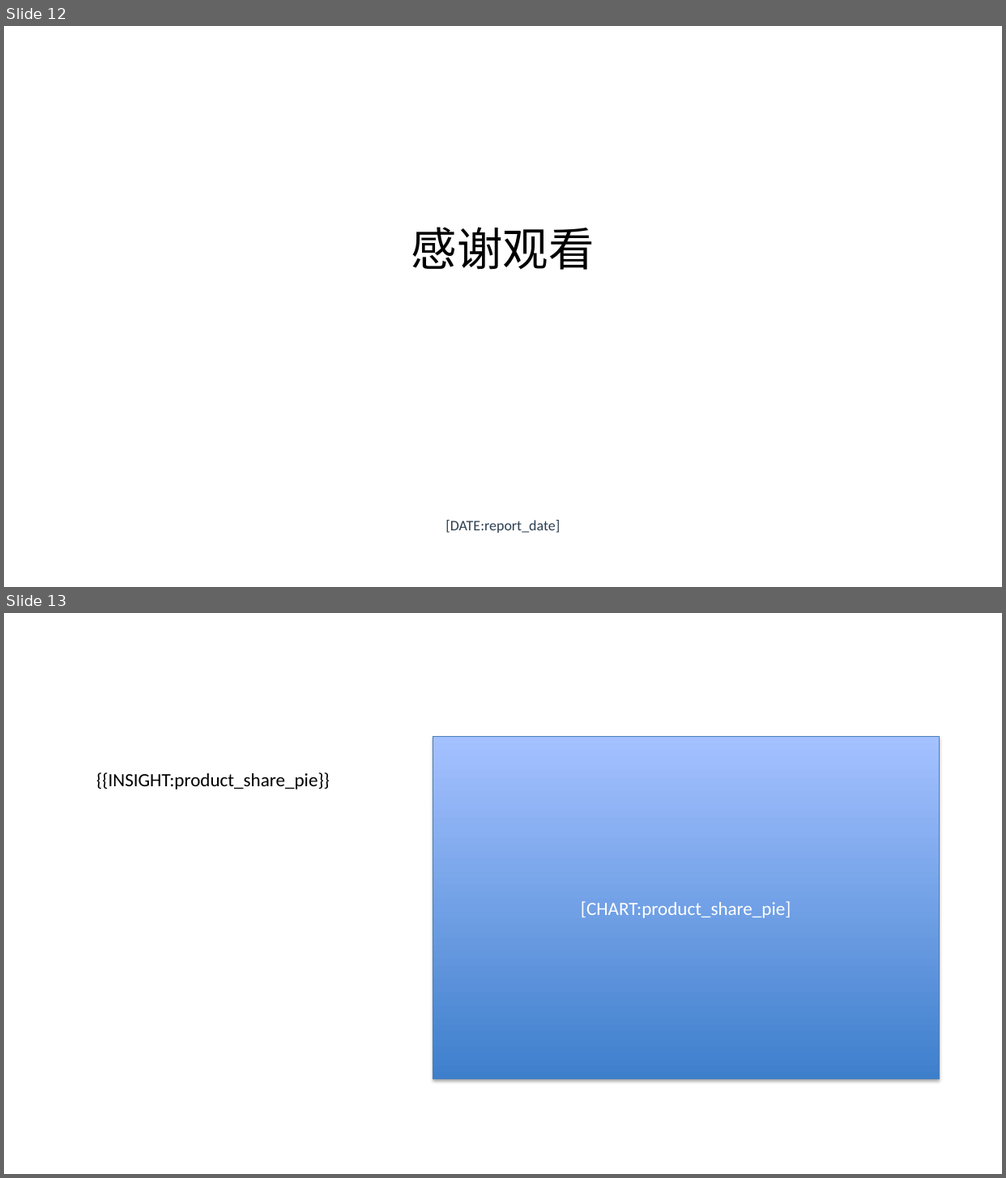
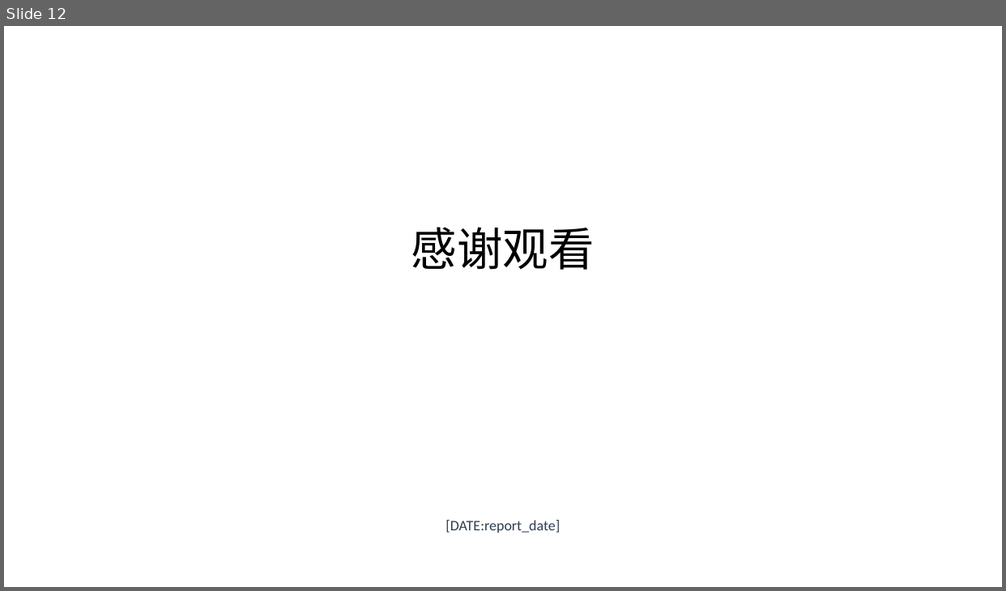
Before and after one commit to lijiahao1996/PPT-Automation, a slide deck: templates/新的报告模板.pptx. Shown one above the other, each under a label of ours: slides 12 and 13 before the commit, slide 12 after it. The pictures are 1006x1178 and 1006x591 pixels, drawn with LibreOffice and Linux fonts; fonts in the diff are those of the drawing. Boxes give left, top, right and bottom in pixels: in the first picture for what was removed or moved away, otherwise in the second. Text is boxed around its words. In the diff, an @@ line names an element or a change of style, - is before the commit and + after.

```diff
--- a/templates/新的报告模板.pptx
+++ b/templates/新的报告模板.pptx
@@ slide 13 removed at box(4, 613, 1002, 1174), background #FFFFFF @@
@@ rectangle removed at box(433, 737, 939, 1080) @@
-[CHART:product_share_pie]
@@ text removed at box(96, 773, 330, 790) @@
-{{INSIGHT:product_share_pie}}
```
Also in this commit, not shown: 3 slides changed, 1 slide added, 1 other slide removed, 5 other files.
